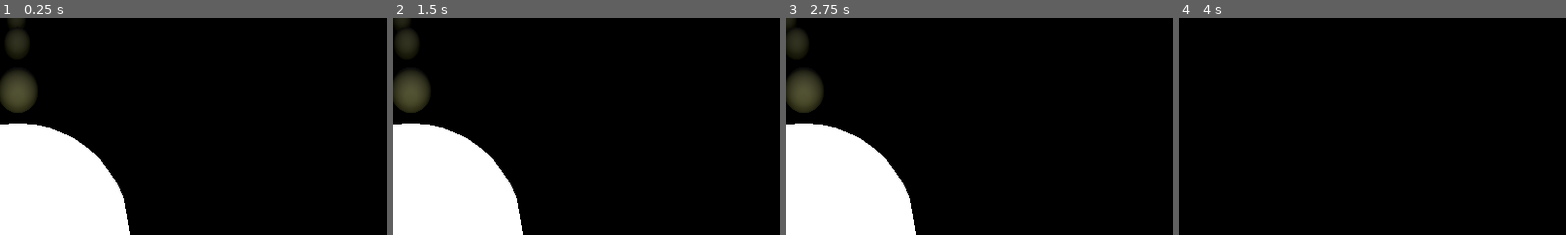
Above: before the commit, frames 1-4 (left to right).
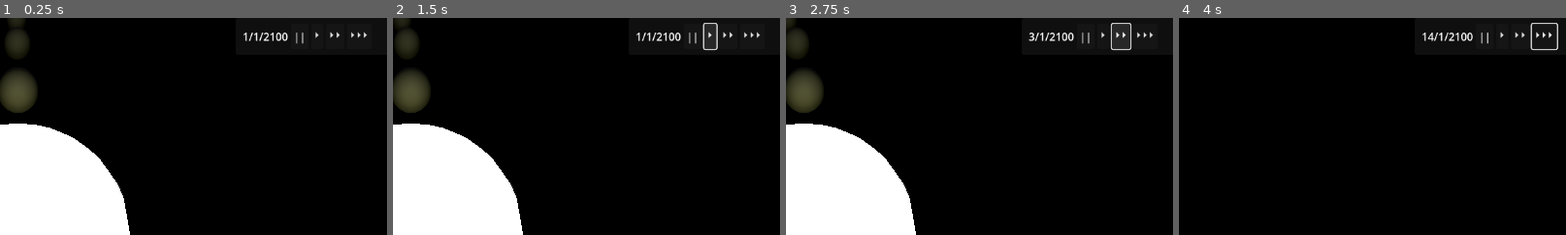
Above: after the commit, the same moments.

Repository: Caine-Coy/CoyVerse
Game: Godot game, scene res://Galaxy.tscn
Two runs of this game, one before a commit and one after it. Both use one fixed random seed, a clock stepped at 60 frames per second and the inputs below.
Inputs (mouse positions are % of the whole screen's width and height, from its top left):
- Up to frame 1 (0.25 s): no input
- Up to frame 2 (1.5 s): click (86, 4) at 0.5 s, where only the run after the commit has a clickable "||"; click (89, 4) at 1.25 s, where only the run after the commit has a clickable "⏵"
- Up to frame 3 (2.75 s): click (91, 4) at 2 s, where only the run after the commit has a clickable "⏵⏵"
- Up to frame 4 (4 s): click (94, 4) at 2.75 s, where only the run after the commit has a clickable "⏵⏵⏵"; tap Enter at 3.5 s; move the mouse to (72, 45) at 3.52 s; hold D (move_right) from 3.53 s (still down); hold Space (deselect) from 3.53 s (still down); click (72, 45) at 3.67 s
The pictures show only the part of the screen within x 48-98%, y 0-50%; the shares and areas given below are measured in that part.

The runs differ from the first frame. In frame 1, 0.5% of the frame differs, in the area x 62-95%, y 6-13%; in frame 2, 1.0%; in frame 3, 1.2%, in the area x 62-95%, y 2-16%; in frame 4, 0.8%.

Commit message:
Feat: Added Date mechanism and the beginnings of Civ Component

Diff:
--- a/CelBody/CelestialBody.gd
+++ b/CelBody/CelestialBody.gd
@@ -5,6 +5,7 @@
 @onready var collisionSurface : CollisionShape3D = %ClickableArea/Collider
 @onready var barycentre : Node3D = get_parent()
 @onready var system : Node3D #
+
 
 enum CelestialTypes{STAR,PLANET,MOON,ASTEROID}
 enum PlanetTypes{CONTINENTAL,WATER_OCEAN,ICE,MAGMA,BARREN}
@@ -26,7 +27,7 @@
 	radius = _radius
 	bodySurface.radius = _radius
 	collisionSurface.shape.set_radius(_radius)
-
+#Need to Calculate Rotation Speed
 func Orbit(delta):
 	barycentre.rotate(Vector3(0,1,0),rotationSpeed*delta)
 
--- /dev/null
+++ b/CelBody/Civilisation/Components/Inventory.gd
@@ -0,0 +1,7 @@
+extends Node
+
+var inventory = {
+	"Basic Building Materials":0,
+	"Advanced Building Materials":0,
+	"Hydrogen Fuel":0,
+}
--- /dev/null
+++ b/CelBody/Civilisation/Components/inventory.tscn
@@ -0,0 +1,6 @@
+[gd_scene load_steps=2 format=3 uid="uid://c04affwt4oxtp"]
+
+[ext_resource type="Script" path="res://CelBody/Civilisation/Components/Inventory.gd" id="1_80a2b"]
+
+[node name="Inventory" type="Node"]
+script = ExtResource("1_80a2b")
--- /dev/null
+++ b/CelBody/Civilisation/PlanetEconController.gd
@@ -0,0 +1,8 @@
+extends Node3D
+
+#Times Thousand
+var population
+@onready var resourceInv = $Inventory
+
+func update():
+	pass
--- /dev/null
+++ b/CelBody/Civilisation/civilisation.tscn
@@ -0,0 +1,9 @@
+[gd_scene load_steps=3 format=3 uid="uid://da8b5tr7gy7tl"]
+
+[ext_resource type="Script" path="res://CelBody/Civilisation/PlanetEconController.gd" id="1_qs8fm"]
+[ext_resource type="PackedScene" uid="uid://c04affwt4oxtp" path="res://CelBody/Civilisation/Components/inventory.tscn" id="2_u3tvg"]
+
+[node name="Civilisation" type="Node3D"]
+script = ExtResource("1_qs8fm")
+
+[node name="Inventory" parent="." instance=ExtResource("2_u3tvg")]
--- a/CelBody/PrefabScenes/planet.tscn
+++ b/CelBody/PrefabScenes/planet.tscn
@@ -1,7 +1,8 @@
-[gd_scene load_steps=3 format=3 uid="uid://bnogisdahiyqm"]
+[gd_scene load_steps=4 format=3 uid="uid://bnogisdahiyqm"]
 
 [ext_resource type="Script" path="res://CelBody/CelestialBody.gd" id="1_ry6sy"]
 [ext_resource type="PackedScene" uid="uid://bovarkqfbugfq" path="res://Utility/clickable_area.tscn" id="2_cl000"]
+[ext_resource type="PackedScene" uid="uid://da8b5tr7gy7tl" path="res://CelBody/Civilisation/civilisation.tscn" id="3_y4wr4"]
 
 [node name="Barycentre" type="Node3D"]
 
@@ -20,4 +21,6 @@
 [node name="ClickableArea" parent="Planet/Body" instance=ExtResource("2_cl000")]
 unique_name_in_owner = true
 
+[node name="CivilisationNode" parent="Planet" instance=ExtResource("3_y4wr4")]
+
 [editable path="Planet/Body/ClickableArea"]
--- a/ControlUi.gd
+++ b/ControlUi.gd
@@ -1,10 +1,19 @@
 extends Control
 
+#Spaghetti Causing
+@onready var galacticController = get_parent().get_node("GalacticCore")
+#InfoBox
 @onready var nameLabel = $InfoBox/MarginContainer/VBoxContainer/ObjectName
 @onready var typeLabel = $InfoBox/MarginContainer/VBoxContainer/ObjectType
-
 var selectedObject
 var currPlanet : CelestialBody
+#DateBox
+@onready var dateLabel = $DateBox/MarginContainer/HBoxContainer3/HBoxContainer/DateLabel
+enum DateModes {DMY,YMD,MDY}
+var dateMode = DateModes.DMY
+signal play_button_pressed
+signal pause_button_pressed
+
 func _on_update_infobox(_object):
 	selectedObject  = _object.get_parent()
 	CoyDebug.Log(str(selectedObject.name," Requested Infobox Update"),CoyDebug.verbosityStates.ALL)
@@ -21,3 +30,29 @@
 		else:
 			_typeText = currPlanet.GetCelestialTypeStr()
 		typeLabel.text = _typeText
+
+func dateToStr(_date):
+	return str(_date[0],"/",_date[1],"/",_date[2])
+
+func formatDate(day,month,year):
+	if dateMode == DateModes.DMY:
+		return [day,month,year]
+	if dateMode == DateModes.YMD:
+		return [year,month,day]
+	if dateMode == DateModes.MDY:
+		return [month,day,year]
+
+func _on_day_passed(_date):
+	dateLabel.text = dateToStr(formatDate(_date[0],_date[1],_date[2]))
+
+func _on_pause_button_button_up():
+	pause_button_pressed.emit()
+
+func _on_play_button_button_up():
+	play_button_pressed.emit(1)
+
+func _on_faster_speed_button_button_up():
+	play_button_pressed.emit(2)
+
+func _on_fastest_speed_button_button_up():
+	play_button_pressed.emit(3)
--- a/GalacticController.gd
+++ b/GalacticController.gd
@@ -11,6 +11,20 @@
 const planetCountMax = 4
 
 signal galaxy_finished_loading
+signal dayPassed
+
+#Frames(ish) per day
+var speeds = [2,0.5,0.1]
+var speed = 1
+var timePerDay
+var _deltaTime = 0
+
+var paused = true
+var day = 1
+var month = 1
+var year = 2100
+var date
+
 # Called when the node enters the scene tree for the first time.
 func _ready():
 	for systemNum in range(systemCount):
@@ -29,4 +43,34 @@
 	CoyDebug.Log(str("System ",_name," created with ",_starCount," stars and ",_planetCount," planets"),CoyDebug.verbosityStates.ALL)
 # Called every frame. 'delta' is the elapsed time since the previous frame.
 func _process(delta):
-	pass
+	if not paused:
+		_deltaTime += delta
+		if (_deltaTime >= timePerDay):
+			ProgressToNextDay()
+			_deltaTime = 0
+
+func ProgressToNextDay():
+	if day == 30:
+		if month == 12:
+			month = 1
+			year += 1
+		else:
+			month += 1
+		day = 1
+	else:
+		day += 1
+
+	date = [day,month,year]
+	dayPassed.emit(date)
+
+func _on_pause_button_pressed():
+	paused = true
+	CoyDebug.Log("Game Paused",CoyDebug.verbosityStates.INTERESTING_EVENTS)
+
+#Called by all speed buttons
+func _on_play_button_pressed(_speed):
+	speed = _speed
+	timePerDay = speeds[speed-1]
+	if (paused):
+		paused = false
+		CoyDebug.Log(str("Game Unpaused at Speed ",speed),CoyDebug.verbosityStates.INTERESTING_EVENTS)
--- a/Galaxy.tscn
+++ b/Galaxy.tscn
@@ -11,9 +11,10 @@
 
 [node name="CameraNode" parent="GalacticCore" instance=ExtResource("2_cgr84")]
 
-[node name="DayTimer" type="Timer" parent="GalacticCore"]
-
 [node name="ControlUi" parent="." instance=ExtResource("3_c6yo2")]
 
+[connection signal="dayPassed" from="GalacticCore" to="ControlUi" method="_on_day_passed"]
 [connection signal="galaxy_finished_loading" from="GalacticCore" to="GalacticCore/CameraNode" method="_on_galactic_core_galaxy_finished_loading"]
 [connection signal="update_infobox" from="GalacticCore/CameraNode" to="ControlUi" method="_on_update_infobox"]
+[connection signal="pause_button_pressed" from="ControlUi" to="GalacticCore" method="_on_pause_button_pressed"]
+[connection signal="play_button_pressed" from="ControlUi" to="GalacticCore" method="_on_play_button_pressed"]
--- a/SolarSysController.gd
+++ b/SolarSysController.gd
@@ -1,6 +1,6 @@
 extends Node3D
 #GalacticCore
-@onready var galaxyController : Node = get_tree().get_nodes_in_group("GalacticCore")[0]
+@onready var galaxyController : Node3D = get_tree().get_nodes_in_group("GalacticCore")[0]
 #Scenes
 var starScene : PackedScene = load("res://CelBody/PrefabScenes/star.tscn")
 var planetScene : PackedScene = load("res://CelBody/PrefabScenes/planet.tscn")
@@ -47,7 +47,8 @@
 
 # Called every frame. 'delta' is the elapsed time since the previous frame.
 func _process(delta):
-	Orbit(delta)
+	if not galaxyController.paused:
+		Orbit(delta)
 	pass
 
 func Orbit(delta):
--- a/UI/Main_ui.tscn
+++ b/UI/Main_ui.tscn
@@ -49,3 +49,61 @@
 
 [node name="HBoxContainer" type="HBoxContainer" parent="InfoBox/MarginContainer/VBoxContainer"]
 layout_mode = 2
+
+[node name="DateBox" type="Panel" parent="."]
+layout_mode = 1
+anchors_preset = 1
+anchor_left = 1.0
+anchor_right = 1.0
+offset_left = -252.0
+offset_bottom = 55.0
+grow_horizontal = 0
+
+[node name="MarginContainer" type="MarginContainer" parent="DateBox"]
+layout_mode = 1
+anchors_preset = 15
+anchor_right = 1.0
+anchor_bottom = 1.0
+grow_horizontal = 2
+grow_vertical = 2
+theme_override_constants/margin_left = 10
+theme_override_constants/margin_top = 10
+theme_override_constants/margin_right = 10
+theme_override_constants/margin_bottom = 10
+
+[node name="HBoxContainer3" type="HBoxContainer" parent="DateBox/MarginContainer"]
+layout_mode = 2
+
+[node name="HBoxContainer" type="HBoxContainer" parent="DateBox/MarginContainer/HBoxContainer3"]
+layout_mode = 2
+
+[node name="DateLabel" type="Label" parent="DateBox/MarginContainer/HBoxContainer3/HBoxContainer"]
+layout_mode = 2
+text = "1/1/2100
+"
+horizontal_alignment = 1
+vertical_alignment = 1
+
+[node name="HBoxContainer2" type="HBoxContainer" parent="DateBox/MarginContainer/HBoxContainer3"]
+layout_mode = 2
+
+[node name="PauseButton" type="Button" parent="DateBox/MarginContainer/HBoxContainer3/HBoxContainer2"]
+layout_mode = 2
+text = "||"
+
+[node name="PlayButton" type="Button" parent="DateBox/MarginContainer/HBoxContainer3/HBoxContainer2"]
+layout_mode = 2
+text = "⏵"
+
+[node name="FasterSpeedButton" type="Button" parent="DateBox/MarginContainer/HBoxContainer3/HBoxContainer2"]
+layout_mode = 2
+text = "⏵⏵"
+
+[node name="FastestSpeedButton" type="Button" parent="DateBox/MarginContainer/HBoxContainer3/HBoxContainer2"]
+layout_mode = 2
+text = "⏵⏵⏵"
+
+[connection signal="button_up" from="DateBox/MarginContainer/HBoxContainer3/HBoxContainer2/PauseButton" to="." method="_on_pause_button_button_up"]
+[connection signal="button_up" from="DateBox/MarginContainer/HBoxContainer3/HBoxContainer2/PlayButton" to="." method="_on_play_button_button_up"]
+[connection signal="button_up" from="DateBox/MarginContainer/HBoxContainer3/HBoxContainer2/FasterSpeedButton" to="." method="_on_faster_speed_button_button_up"]
+[connection signal="button_up" from="DateBox/MarginContainer/HBoxContainer3/HBoxContainer2/FastestSpeedButton" to="." method="_on_fastest_speed_button_button_up"]
--- a/Utility/Autoloaded/CoyTime.gd
+++ /dev/null
@@ -1,15 +0,0 @@
-extends Node
-
-var timers = []
-
-func _ready():
-	pass
-
-func _process(delta):
-	pass
-
-func dayUpdate():
-	pass
-
-func weekUpdate():
-	pass
--- a/project.godot
+++ b/project.godot
@@ -20,7 +20,6 @@
 CoyDebug="*res://Utility/Autoloaded/CoyDebug.gd"
 CoyName="*res://Utility/Autoloaded/CoyName.gd"
 CoyFile="*res://Utility/Autoloaded/CoyFile.gd"
-CoyTimer="*res://Utility/Autoloaded/CoyTime.gd"
 
 [dotnet]
 
